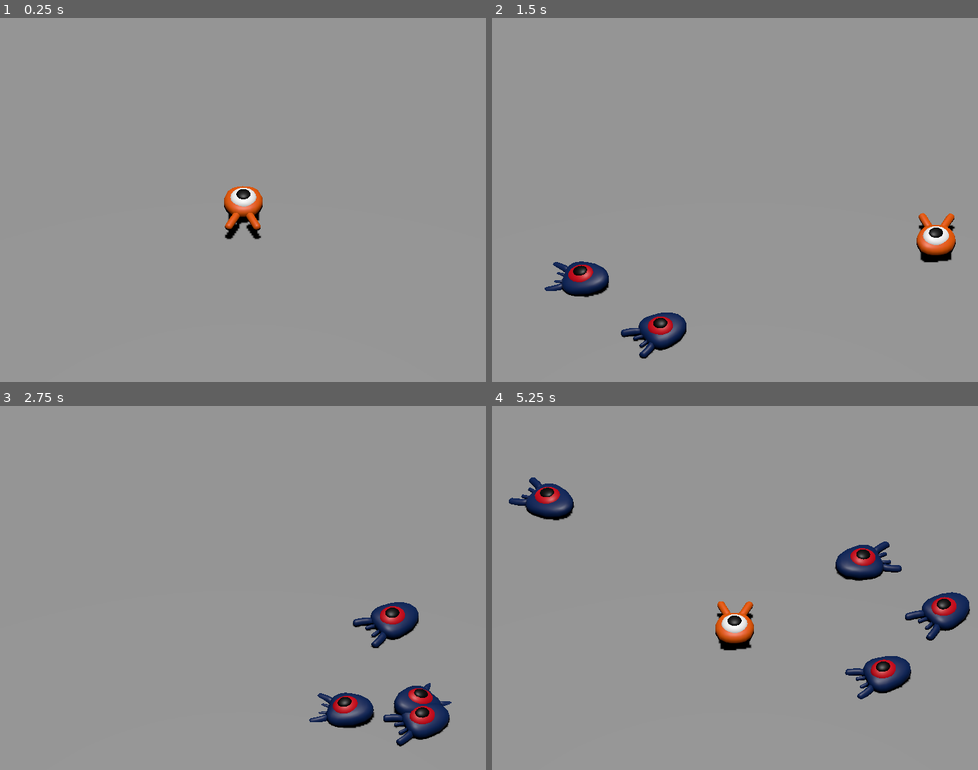
Above: before the commit, frames 1-4 (two rows, left to right).
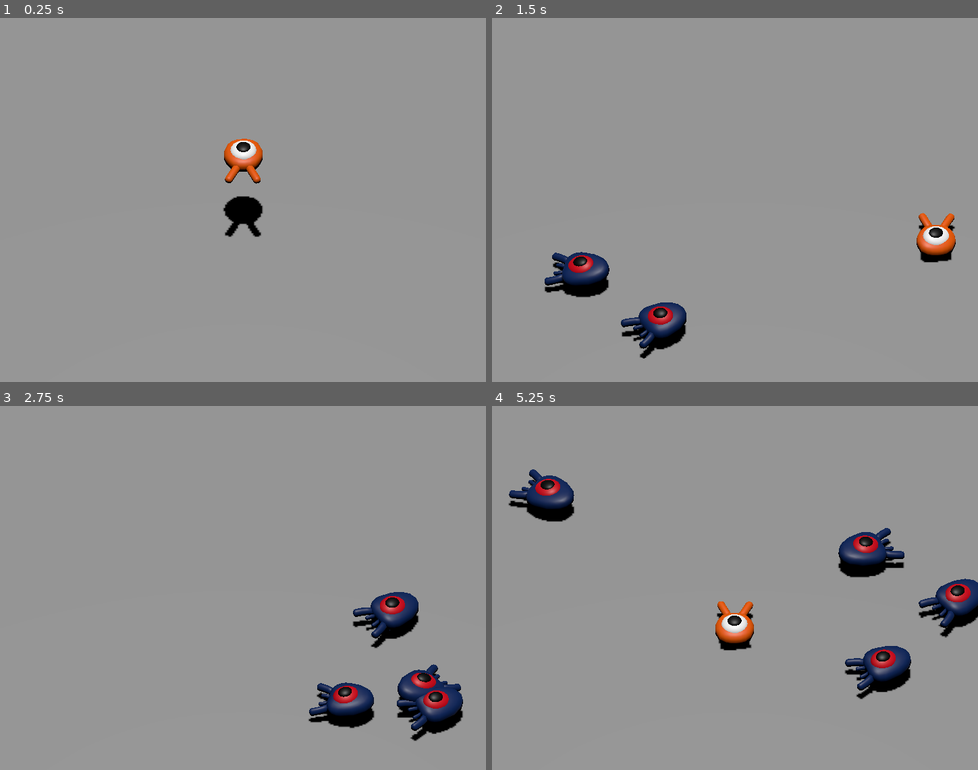
Above: after the commit, the same moments.

Repository: nathanleiby/game1
Game: Godot game, scene res://main.tscn
Two runs of this game, one before a commit and one after it. Both use one fixed random seed, a clock stepped at 60 frames per second and the inputs below.
Inputs:
- Up to frame 1 (0.25 s): no input
- Up to frame 2 (1.5 s): hold Right (move_right) 0.53-1.28 s; tap Space (jump) at 0.77 s; hold Down (move_back) from 1.28 s (still down)
- Up to frame 3 (2.75 s): tap Space (jump) at 1.52 s; release Down (move_back) at 2.03 s; hold Right (move_right) from 2.03 s (still down)
- Up to frame 4 (5.25 s): release Right (move_right) at 2.78 s; hold Up (move_forward) 2.78-3.53 s; tap Space (jump) at 3.02, 3.77, 4.52 s; hold Left (move_left) 3.53-5.03 s; hold Down (move_back) from 5.03 s (still down)

The runs differ from the first frame. In frame 1, 1.5% of the frame differs, in the area x 45-55%, y 33-61%; in frame 2, 2.3%; in frame 3, 4.5%; in frame 4, 4.9%, in the area x 3-100%, y 17-81%.

Commit message:
mvp game
player can die and enemies stop spawning

https://docs.godotengine.org/en/stable/getting_started/first_3d_game/07.killing_player.html#ending-the-game

Diff:
--- a/Mob.gd
+++ b/Mob.gd
@@ -15,9 +15,14 @@
 	position.y = 50
 
 	# adjust velocity toward player, with some randomness
+	print("start_pos", start_pos, "player_pos", player_pos)
+	# print("self.rotation (before)", self.rotation)
 	look_at_from_position(start_pos, player_pos, Vector3.UP)
+	# print("self.rotation  (after)", self.rotation)
+
 	rotate_y(randf_range(-PI/4, PI/4))
 	velocity = velocity.rotated(Vector3.UP, rotation.y)
+	position.y = 0.75 # TODO: hack it to be same height as player
 
 
 
--- a/main.gd
+++ b/main.gd
@@ -16,3 +16,7 @@
 	mob.initialize(mob_spawn_location.position, player_position)
 
 	add_child(mob)
+
+
+func _on_player_hit():
+	$MobTimer.stop()
--- a/main.tscn
+++ b/main.tscn
@@ -17,10 +17,10 @@
 
 [sub_resource type="Curve3D" id="Curve3D_den42"]
 _data = {
-"points": PackedVector3Array(0, 0, 0, 0, 0, 0, -12.9896, 0, 14.5307, 0, 0, 0, 0, 0, 0, -13.0996, 0, -14.7509, 0, 0, 0, 0, 0, 0, 14.7509, 0, -14.6408, 0, 0, 0, 0, 0, 0, 14.8609, 0, 14.5307, 0, 0, 0, 0, 0, 0, -12.9896, 0, 14.5307, 0, 0, 0, 0, 0, 0, -12.9569, 0.890455, 14.1673),
-"tilts": PackedFloat32Array(0, 0, 0, 0, 0, 0)
+"points": PackedVector3Array(0, 0, 0, 0, 0, 0, -12.9896, 0, 14.5307, 0, 0, 0, 0, 0, 0, -13.0996, 0, -14.7509, 0, 0, 0, 0, 0, 0, 14.7509, 0, -14.6408, 0, 0, 0, 0, 0, 0, 14.8609, 0, 14.5307, 0, 0, 0, 0, 0, 0, -12.9896, 0, 14.5307),
+"tilts": PackedFloat32Array(0, 0, 0, 0, 0)
 }
-point_count = 6
+point_count = 5
 
 [node name="Main" type="Node"]
 script = ExtResource("1_cn7dx")
@@ -42,6 +42,7 @@
 shadow_enabled = true
 
 [node name="Player" parent="." instance=ExtResource("1_m10mj")]
+transform = Transform3D(1, 0, 0, 0, 1, 0, 0, 0, 1, 0, 6.78694, 0)
 
 [node name="CameraPivot" type="Marker3D" parent="."]
 transform = Transform3D(1, -5.95416e-16, 2.4663e-16, 2.4663e-16, 0.707107, 0.707107, -5.95416e-16, -0.707107, 0.707107, 2.08165e-12, 20, 19)
@@ -76,13 +77,15 @@
 surface_material_override/0 = SubResource("StandardMaterial3D_k64g3")
 
 [node name="SpawnPath" type="Path3D" parent="."]
+transform = Transform3D(1, 0, 0, 0, 1, 0, 0, 0, 1, 2.08165e-12, 10, 2.08165e-12)
 curve = SubResource("Curve3D_den42")
 
 [node name="SpawnLocation" type="PathFollow3D" parent="SpawnPath"]
-transform = Transform3D(0.999993, 0, 0.00375949, 0, 1, 0, -0.00375949, 0, 0.999993, -12.9896, 0, 14.5307)
+transform = Transform3D(0.999992, 0, 0.00375949, 0, 1, 0, -0.00375949, 0, 0.999992, -12.9896, 0, 14.5307)
 
-[node name="Timer" type="Timer" parent="."]
+[node name="MobTimer" type="Timer" parent="."]
 wait_time = 0.5
 autostart = true
 
-[connection signal="timeout" from="Timer" to="." method="_on_timer_timeout"]
+[connection signal="hit" from="Player" to="." method="_on_player_hit"]
+[connection signal="timeout" from="MobTimer" to="." method="_on_timer_timeout"]
--- a/player.gd
+++ b/player.gd
@@ -1,4 +1,6 @@
 extends CharacterBody3D
+
+signal hit
 
 @export var speed = 14
 @export var fall_acceleration = 75
@@ -31,11 +33,11 @@
 		# if it's a collision with the ground
 		if collision.get_collider() == null:
 			continue
-
+#
 		if collision.get_collider().is_in_group("mob"):
 			var mob = collision.get_collider()
 			# check that we are colliding from above
-			print("Collision normal:", collision.get_normal(), " ---> UP dot product = ", Vector3.UP.dot(collision.get_normal()))
+			# print("Collision normal:", collision.get_normal(), " ---> UP dot product = ", Vector3.UP.dot(collision.get_normal()))
 			if Vector3.UP.dot(collision.get_normal()) > 0.75: # TODO: was 0.1 in example
 				mob.squash()
 				target_velocity.y = bounce_impulse
@@ -56,3 +58,11 @@
 	# Moving
 	velocity = target_velocity
 	move_and_slide()
+
+
+func die():
+	hit.emit()
+	queue_free()
+
+func _on_mob_detector_body_entered(body):
+	die()
--- a/player.tscn
+++ b/player.tscn
@@ -6,8 +6,12 @@
 [sub_resource type="SphereShape3D" id="SphereShape3D_u6lev"]
 radius = 0.8
 
+[sub_resource type="CylinderShape3D" id="CylinderShape3D_jox2h"]
+height = 0.2
+radius = 1.1
+
 [node name="Player" type="CharacterBody3D"]
-transform = Transform3D(1, 0, 0, 0, 1, 0, 0, 0, 1, 0, 0.537254, 0)
+transform = Transform3D(1, 0, 0, 0, 1, 0, 0, 0, 1, 0, 0.485567, 0)
 collision_mask = 6
 script = ExtResource("1_t2u5q")
 
@@ -17,3 +21,14 @@
 
 [node name="CollisionShape3D" type="CollisionShape3D" parent="."]
 shape = SubResource("SphereShape3D_u6lev")
+
+[node name="MobDetector" type="Area3D" parent="."]
+collision_layer = 0
+collision_mask = 2
+monitorable = false
+
+[node name="CollisionShape3D" type="CollisionShape3D" parent="MobDetector"]
+transform = Transform3D(1, 0, 0, 0, 1, 0, 0, 0, 1, 0, -0.0205913, 0)
+shape = SubResource("CylinderShape3D_jox2h")
+
+[connection signal="body_entered" from="MobDetector" to="." method="_on_mob_detector_body_entered"]
--- a/project.godot
+++ b/project.godot
@@ -57,12 +57,6 @@
 ]
 }
 
-[layer_names]
-
-3d_physics/layer_1="player"
-3d_physics/layer_2="enemies"
-3d_physics/layer_3="world"
-
 [rendering]
 
 quality/driver/driver_name="GLES2"
Not shown: 1 places in player.tscn that only renumber resources
